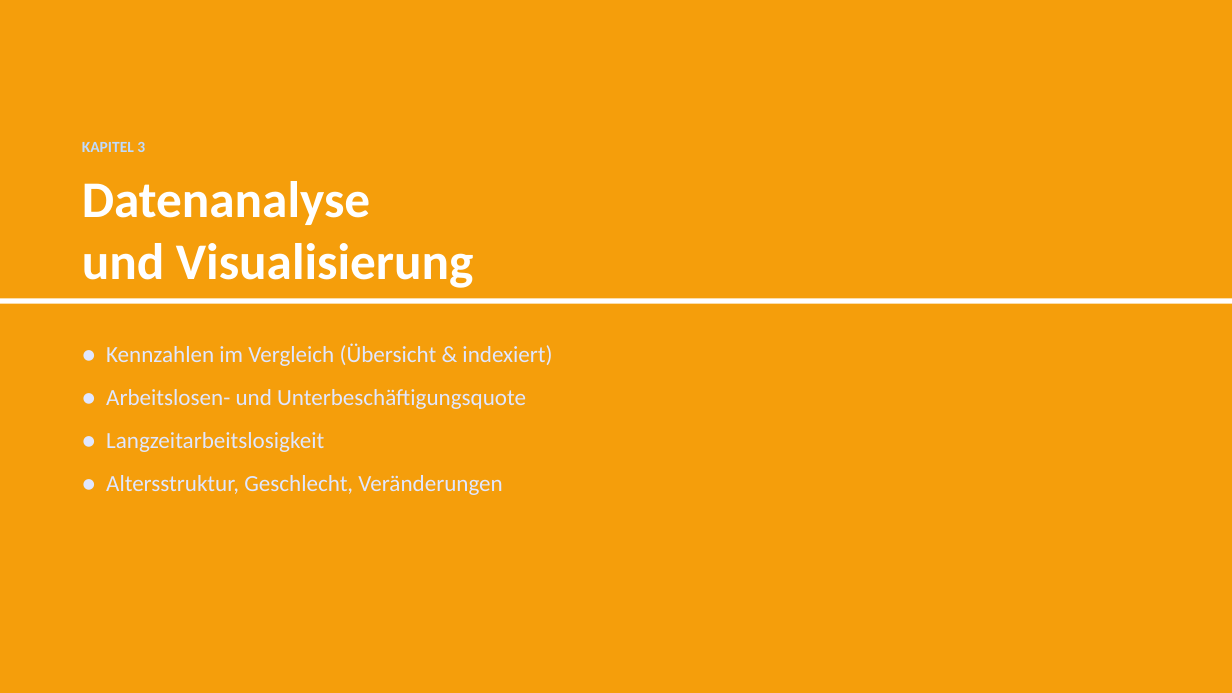
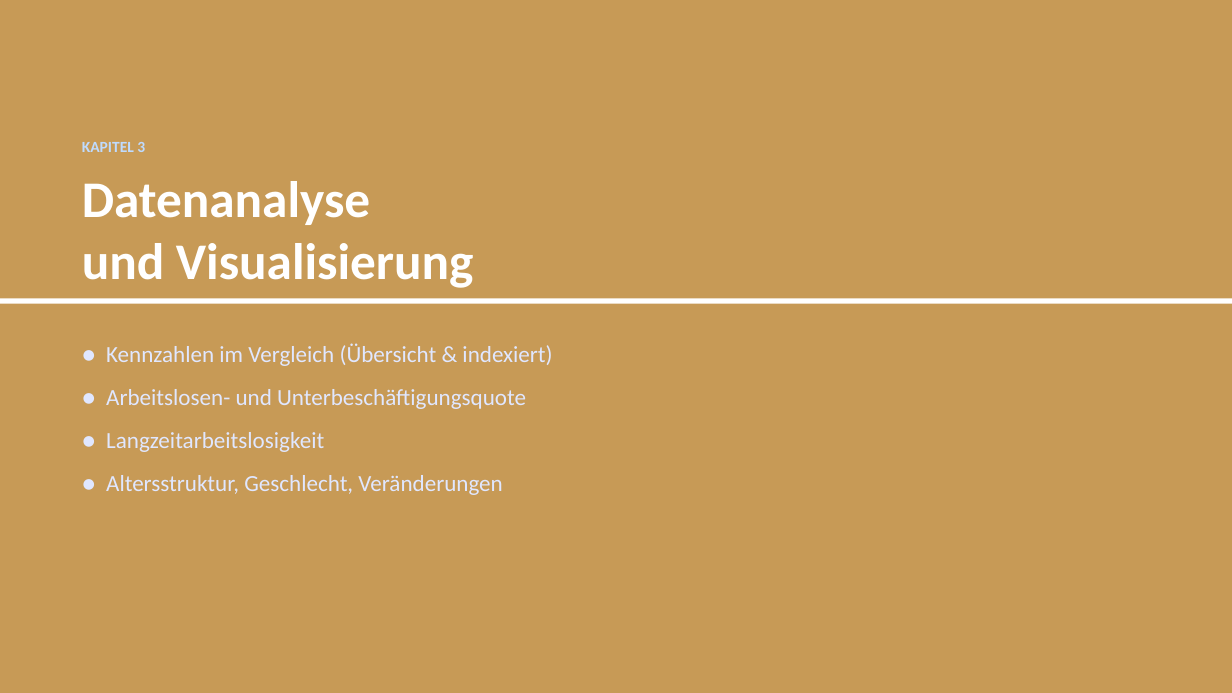
Before and after one commit to eufunk/arbeitsmarkt-regensburg, a slide deck: slide 10 of Dok/Projektpraesentation.pptx. Drawn at 1232x693 pixels with LibreOffice and Linux fonts; fonts in the diff are those of the drawing. Boxes give left, top, right and bottom in pixels: in the first picture for what was removed or moved away, otherwise in the second. Text is boxed around its words. In the diff, an @@ line names an element or a change of style, - is before the commit and + after.

```diff
--- a/Dok/Projektpraesentation.pptx
+++ b/Dok/Projektpraesentation.pptx
@@ background #F59E0B to #C79A56 @@
```
Also in this commit, not shown: 29 other slides changed, 35 slides added, 23 other files.
